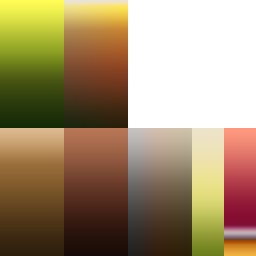
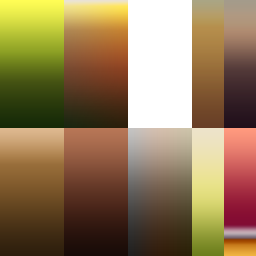
Layer changes from the first 256px x 256px image to the second:
added layer "Farbfüllung 1" (multiply, 17%) above "Farbfüllung 1 Kopie" over [192, 0, 224, 128]
added layer "Farbfüllung 1 Kopie" (multiply, 17%) above "Purple" over [192, 0, 256, 128]
added layer "Purple" above "Purple Kopie" over [224, 0, 256, 128]
added layer "Purple Kopie" above "Stone" over [192, 0, 224, 128]
